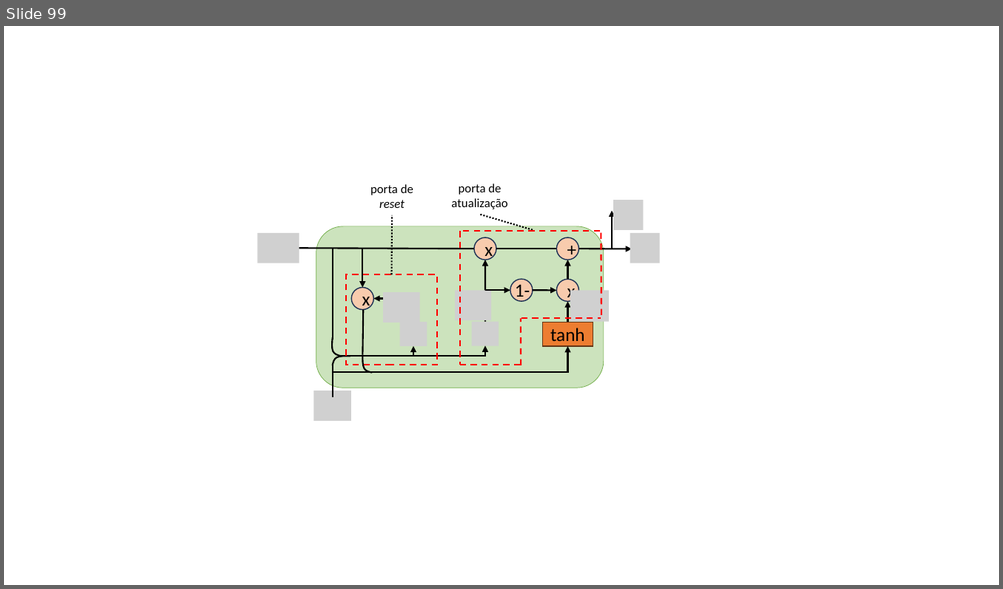
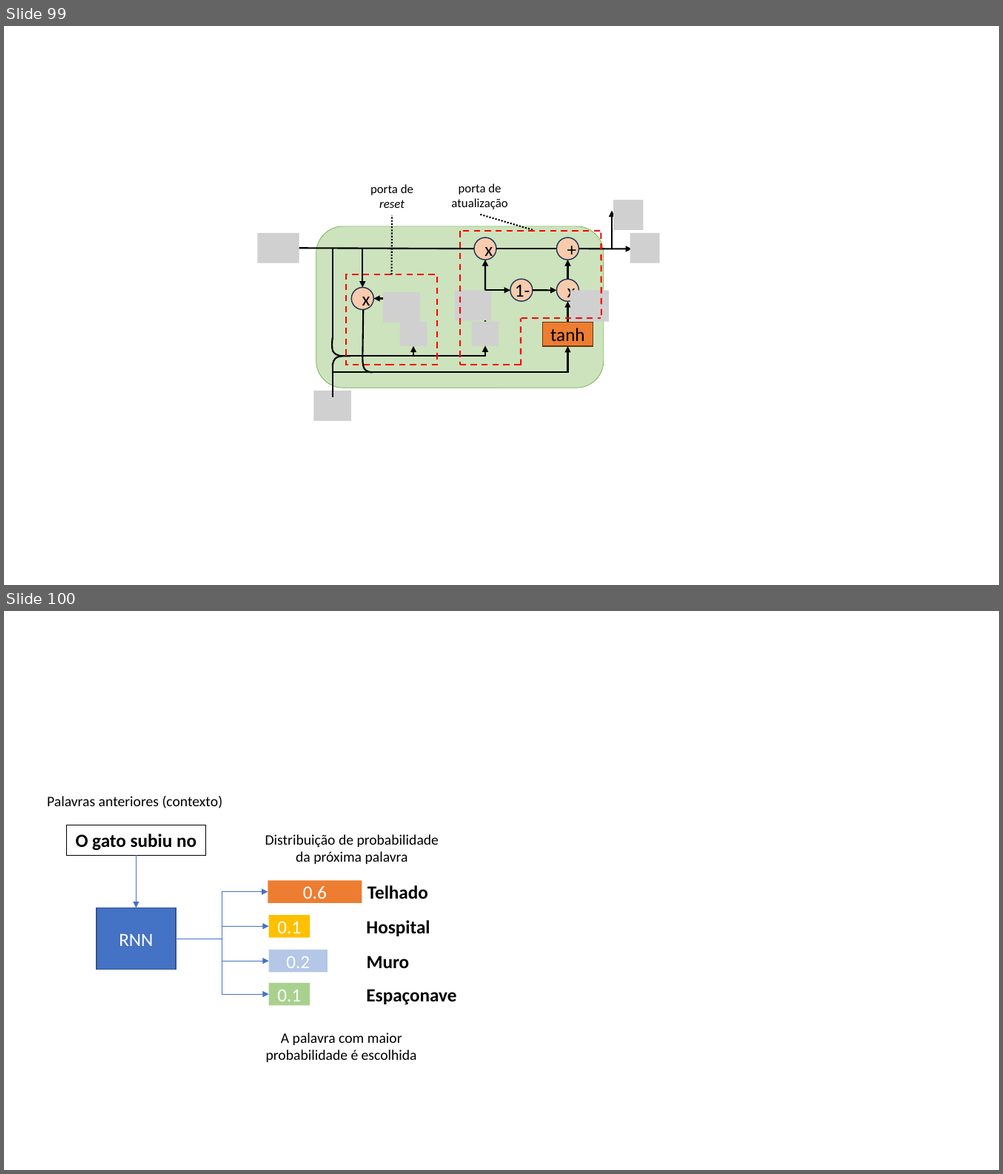
Before and after one commit to zz4fap/c24_inteligencia_artificial, a slide deck: slides/C24_RNN.pptx. Shown one above the other, each under a label of ours: slide 99 before the commit, slides 99 and 100 after it. The pictures are 1003x589 and 1003x1174 pixels, drawn with LibreOffice and Linux fonts; fonts in the diff are those of the drawing; grey boxes stand for pictures. Boxes give left, top, right and bottom in pixels: in the first picture for what was removed or moved away, otherwise in the second. Text is boxed around its words. In the diff, an @@ line names an element or a change of style, - is before the commit and + after.

```diff
--- a/slides/C24_RNN.pptx
+++ b/slides/C24_RNN.pptx
@@ slide 100 added at box(4, 611, 999, 1170), background #FFFFFF @@
@@ group added at box(47, 796, 456, 1062): 7 texts, 6 rectangles, 4 elbow arrows, 1 arrow @@
+RNN
+O gato subiu no
+0.6
+Telhado
+0.1
+Hospital
+0.2
+Muro
+0.1
+Espaçonave
+Palavras anteriores (contexto)
+Distribuição de probabilidade da próxima palavra
+A palavra com maior probabilidade é escolhida
```
Also in this commit, not shown: 1 slide changed, 1 other file.
